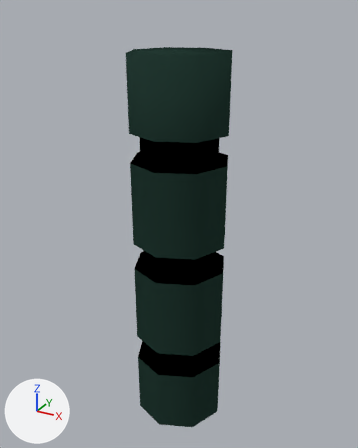
The Blender file VILE/Assets/Models/laserbarrier_post.blend: old version first, new version second.
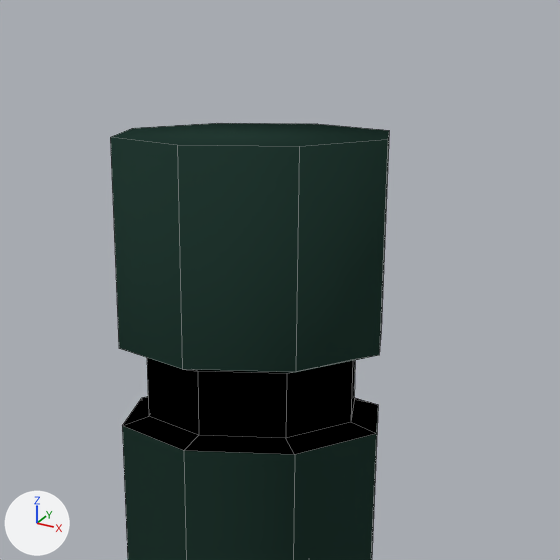
Old and new are each drawn whole from a 50 mm camera at (4.52, -8.28, 8.75) aimed at (-0.09, 0.1, 4.55) and again close up on the part from 23% to 83% of the width and 0% to 48% of the height. Arrows for +X, +Y and +Z are at lower left; the lights stay in place. The close-ups show mesh edges as thin lines.
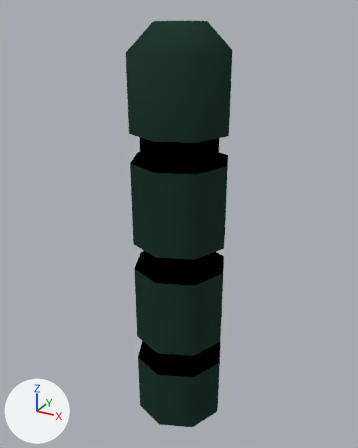
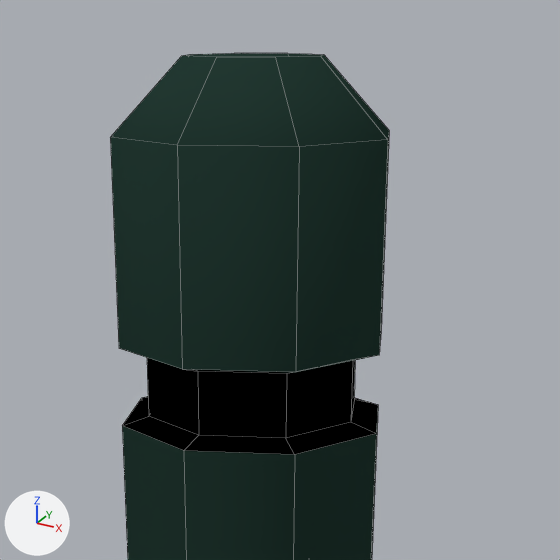
Changed parts and their boxes (x1, y1, x2, y2) in the close-ups (560 x 560 px):
'Cylinder', reshaped
    before: (110, 123, 389, 560)
    after: (110, 53, 389, 560)
part 1 of me_cylinder, built on
    before: (112, 123, 389, 147)
    after: (111, 53, 389, 147)

Patch to the scene script:
```diff
--- a/VILE/Assets/Models/laserbarrier_post.blend.py
+++ b/VILE/Assets/Models/laserbarrier_post.blend.py
@@ me_cylinder @@
 # used by ob_cylinder; location = (0.0, 0.0, 0.0)
-me_cylinder.from_pydata(...)  # 112 vertices, 105 faces; spans x -1.0..1.0, y -1.0..1.0, z 0.0..8.0
+me_cylinder.from_pydata(...)  # 120 vertices, 113 faces; spans x -1.0..1.0, y -1.0..1.0, z 0.0..8.5
+# me_cylinder part 1
+# 1 face is deleted
+# 8 vertices are added at x -0.5..0.5, y -0.5..0.5, z 8.5
+# 9 new faces join them, mat_floor_green (dark green #233932)
 me_cylinder.materials.append(mat_floor_green)
```
